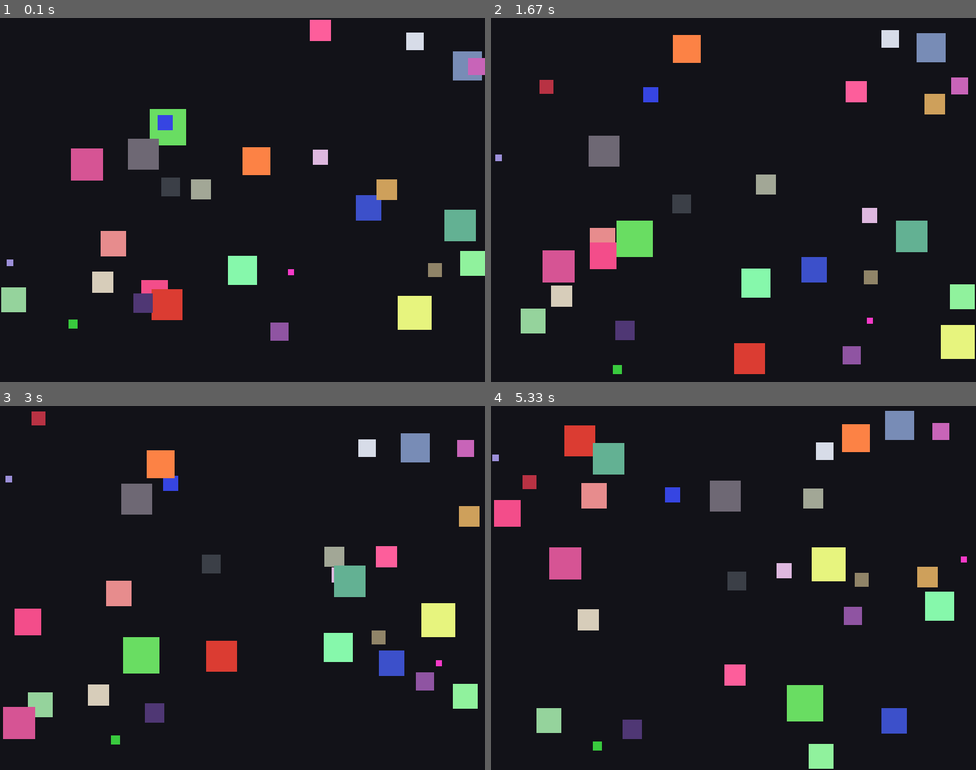
Above: before the commit, frames 1-4 (two rows, left to right).
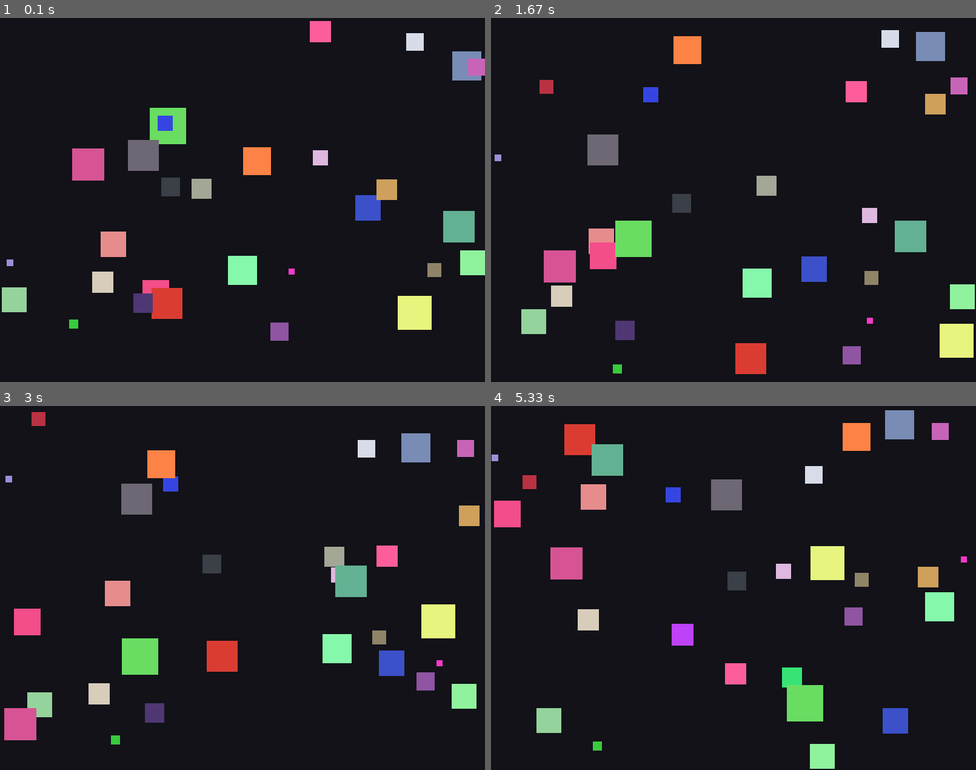
Above: after the commit, the same moments.

Repository: Fate-amp/lab8-pygame
Game: pygame game, started from main.py
Same seed, same stepped clock (60 frames per second), same inputs: the game is played once before the commit and once after it.
Inputs:
- Up to frame 1 (0.1 s): no input
- Up to frame 2 (1.67 s): no input
- Up to frame 3 (3 s): no input
- Up to frame 4 (5.33 s): no input

The runs differ from the first frame. In frame 1, 0.5% of the frame differs, in the area x 0-100%, y 0-86%; in frame 2, 0.7%; in frame 3, 0.7%; in frame 4, 2.0%, in the area x 0-96%, y 1-100%.

Commit message:
feat: lifespan implemented

Diff:
--- a/main.py
+++ b/main.py
@@ -1,5 +1,8 @@
+"""Simple pygame animation of wandering squares that flee larger neighbors."""
+
 import random
 import sys
+from typing import Sequence
 
 import pygame
 
@@ -15,29 +18,40 @@
 SQUARE_SIZE_MIN=10
 MAX_SPEED = 15
 VELOCITY_CHANGE_CHANCE = 0.03
+Color = tuple[int, int, int]
 
+# Lifespan settings in seconds.
+MIN_LIFESPAN=5
+MAX_LIFESPAN=20
+ROUNDOFF=0.1
 
 class Square:
 	"""Represents one moving square on the screen."""
 
 	def __init__(self) -> None:
+		"""Initialize randomized motion, color, and lifespan metadata."""
 		# Start at a random position with a random speed and color.
-		self.size = random.randint(SQUARE_SIZE_MIN,SQUARE_SIZE_MAX)
-		self.x = random.randint(0, WIDTH - self.size)
-		self.y = random.randint(0, HEIGHT - self.size)
-		self.vx = MAX_SPEED/self.size
-		self.vy = self.vx
-		self.color = (
+		self.size: int = random.randint(SQUARE_SIZE_MIN, SQUARE_SIZE_MAX)
+		self.x: float = random.randint(0, WIDTH - self.size)
+		self.y: float = random.randint(0, HEIGHT - self.size)
+		self.vx: float = MAX_SPEED / self.size
+		self.vy: float = self.vx
+		self.color: Color = (
 			random.randint(50, 255),
 			random.randint(50, 255),
 			random.randint(50, 255),
 		)
+		self.lifespan: int = random.randint(MIN_LIFESPAN, MAX_LIFESPAN)
+		self.birth_time: float = pygame.time.get_ticks() / 1000
+		self.remaining_life: float = float(self.lifespan)
+		self.alive: bool = True
 
-	def update(self,squares) -> None:
+	def update(self, squares: Sequence["Square"]) -> None:
+		"""Advance movement, bounce at edges, flee threats, and age the square."""
 		# Sometimes slightly change direction to look more random.
 		if random.random() < VELOCITY_CHANGE_CHANCE:
-			self.vx += random.choice([-1, 0, 1])*(self.size/SQUARE_SIZE_MAX)
-			self.vy += random.choice([-1, 0, 1])*(self.size/SQUARE_SIZE_MAX)
+			self.vx += random.choice([-1, 0, 1]) * (self.size / SQUARE_SIZE_MAX)
+			self.vy += random.choice([-1, 0, 1]) * (self.size / SQUARE_SIZE_MAX)
 
 			# Keep speed inside allowed limits.
 			self.vx = max(-MAX_SPEED, min(MAX_SPEED, self.vx))
@@ -75,18 +89,26 @@
 			# from happening
 			if threat is self:
 				continue
-			threat_center=pygame.Vector2((threat.x)+(threat.size/2),(threat.y)+(threat.size/2))
-			square_center=pygame.Vector2((self.x)+(self.size/2),(self.y)+(self.size/2))
-			distance_vector=square_center-threat_center
-			distance_vector_norm=distance_vector.magnitude()
-			if 0<distance_vector_norm<60 and self.size<threat.size:
-				speed=pygame.Vector2(self.vx,self.vy).magnitude()
-				self.vx=speed*(distance_vector.normalize().x)
-				self.vy=speed*(distance_vector.normalize().y)
+			threat_center = pygame.Vector2(threat.x + (threat.size / 2), threat.y + (threat.size / 2))
+			square_center = pygame.Vector2(self.x + (self.size / 2), self.y + (self.size / 2))
+			distance_vector = square_center - threat_center
+			distance_vector_norm = distance_vector.magnitude()
+			if 0 < distance_vector_norm < 60 and self.size < threat.size:
+				speed = pygame.Vector2(self.vx, self.vy).magnitude()
+				self.vx = speed * (distance_vector.normalize().x)
+				self.vy = speed * (distance_vector.normalize().y)
+
+		# To update the remaining_life
+		current_time: float = pygame.time.get_ticks() / 1000
+		self.remaining_life = self.lifespan - (current_time - self.birth_time)
+		if self.remaining_life < ROUNDOFF:
+			self.alive = False
+
 
 	def draw(self, surface: pygame.Surface) -> None:
-		x=self.x+(random.choice([1,-1])*(self.size/SQUARE_SIZE_MAX*1))
-		y=self.y+(random.choice([1,-1])*(self.size/SQUARE_SIZE_MAX*1))
+		"""Draw the square with a slight jitter for a hand-drawn effect."""
+		x = self.x + (random.choice([1, -1]) * (self.size / SQUARE_SIZE_MAX * 1))
+		y = self.y + (random.choice([1, -1]) * (self.size / SQUARE_SIZE_MAX * 1))
 		pygame.draw.rect(surface, self.color, (x, y, self.size, self.size))
 
 
@@ -100,10 +122,10 @@
 	clock = pygame.time.Clock()
 
 	# 2) Create 10 square objects.
-	squares = [Square() for _ in range(SQUARE_COUNT)]
+	squares: list[Square] = [Square() for _ in range(SQUARE_COUNT)]
 
 	# 3) Main loop: handle events, update state, draw frame.
-	running = True
+	running: bool = True
 	while running:
 		for event in pygame.event.get():
 			if event.type == pygame.QUIT:
@@ -112,6 +134,7 @@
 		for square in squares:
 			square.update(squares)
 
+		squares=[square if square.alive else Square() for square in squares]
 		screen.fill((18, 18, 24))
 		for square in squares:
 			square.draw(screen)
Not shown, changed: JOURNAL.md
Not shown, added: LIFESPAN_REPORT.md
Not shown, added: MY_NOTES.md
Not shown, changed: code-explorer.html
Not shown, removed: docs/code_explorer.html
